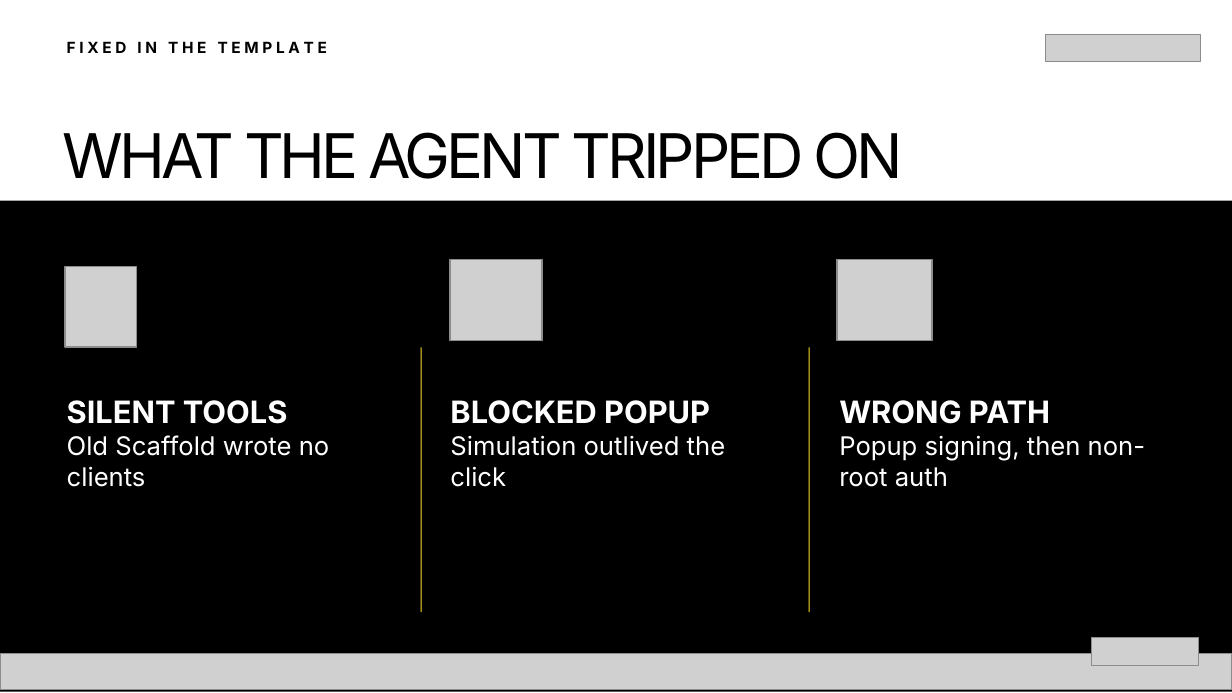
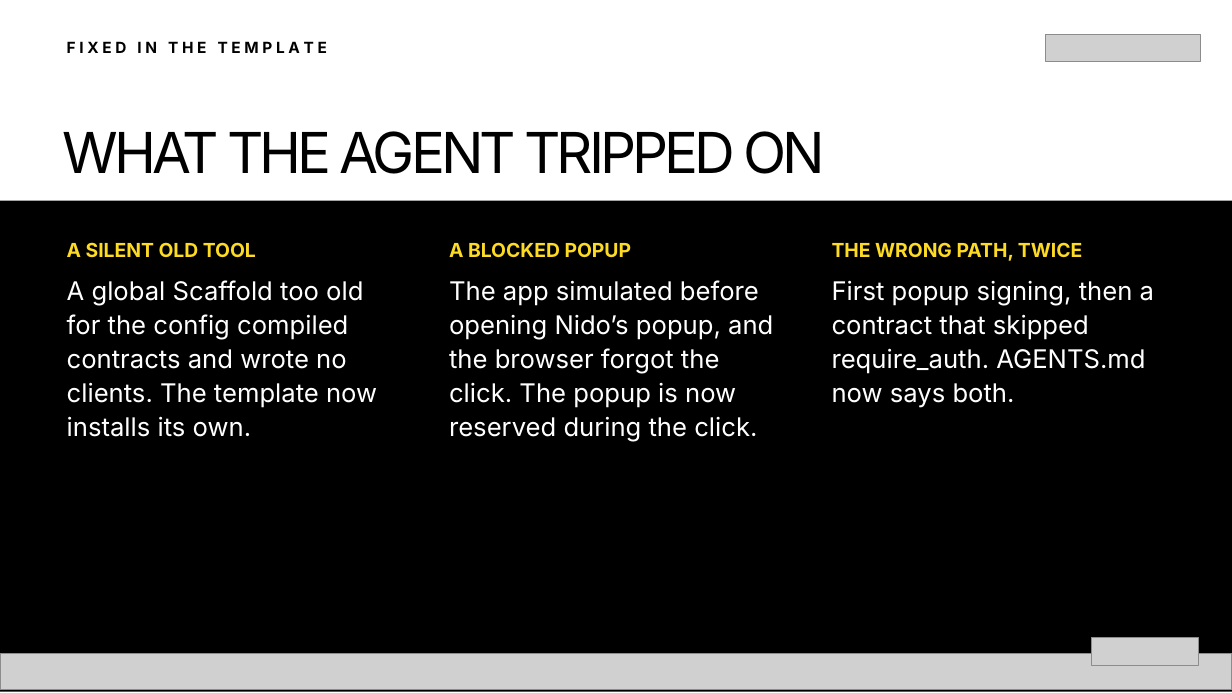
Before and after one commit to bitswell-hq/nidohq__scaffold-template, a slide deck: slide 29 of slides/dist/hack-meridian-smart-accounts.pptx. Drawn at 1232x693 pixels with LibreOffice and Linux fonts; fonts in the diff are those of the drawing; grey boxes stand for pictures. Boxes give left, top, right and bottom in pixels: in the first picture for what was removed or moved away, otherwise in the second. Text is boxed around its words. In the diff, an @@ line names an element or a change of style, - is before the commit and + after.

Commit message:
feat(slides): conversational rework with highlighted code
Rewrite the talk in a conversational voice, drop the template's numbered
steps/takeaways layouts, replace the build-your-own command list with a
pointer to template/NIDO.md, and highlight code slides token by token.
17 talk slides (15:00) plus 13 appendix slides. Nido links use
test.nido.fyi, matching #1.

```diff
--- a/slides/dist/hack-meridian-smart-accounts.pptx
+++ b/slides/dist/hack-meridian-smart-accounts.pptx
@@ text "WHAT THE AGENT TRIPPED ON" at (63, 131, 825, 174): size 36 to 33 pt @@
@@ picture removed at (65, 266, 137, 347) @@
@@ text added at (67, 242, 256, 257), 11.2 pt, text #FDDA24, bold @@
+A SILENT OLD TOOL
@@ text added at (449, 242, 632, 257), 11.2 pt, text #FDDA24, bold @@
+A BLOCKED POPUP
@@ picture removed at (450, 260, 542, 341) @@
@@ text added at (832, 242, 1082, 261), 11.2 pt, text #FDDA24, bold @@
+THE WRONG PATH, TWICE
@@ picture removed at (837, 260, 931, 341) @@
@@ text added at (67, 280, 377, 437), 15 pt, text #FFFFFF @@
+A global Scaffold too old for the config compiled contracts and wrote no clients. The template now installs its own.
@@ text added at (449, 280, 773, 441), 15 pt, text #FFFFFF @@
+The app simulated before opening Nido’s popup, and the browser forgot the click. The popup is now reserved during the click.
@@ text at (832, 280, 1154, 407): text changed @@
-WRONG PATH
-Popup signing, then non-root auth
+First popup signing, then a contract that skipped require_auth. AGENTS.md now says both.
@@ rectangle removed at (420, 347, 421, 612) @@
@@ rectangle removed at (808, 347, 809, 612) @@
@@ text removed at (67, 400, 330, 487) @@
-SILENT TOOLS
-Old Scaffold wrote no clients
@@ text removed at (450, 400, 726, 487) @@
-BLOCKED POPUP
-Simulation outlived the click
```
Also in this commit, not shown: 22 other slides changed, 6 slides added, 7 slides removed, 14 other files.
